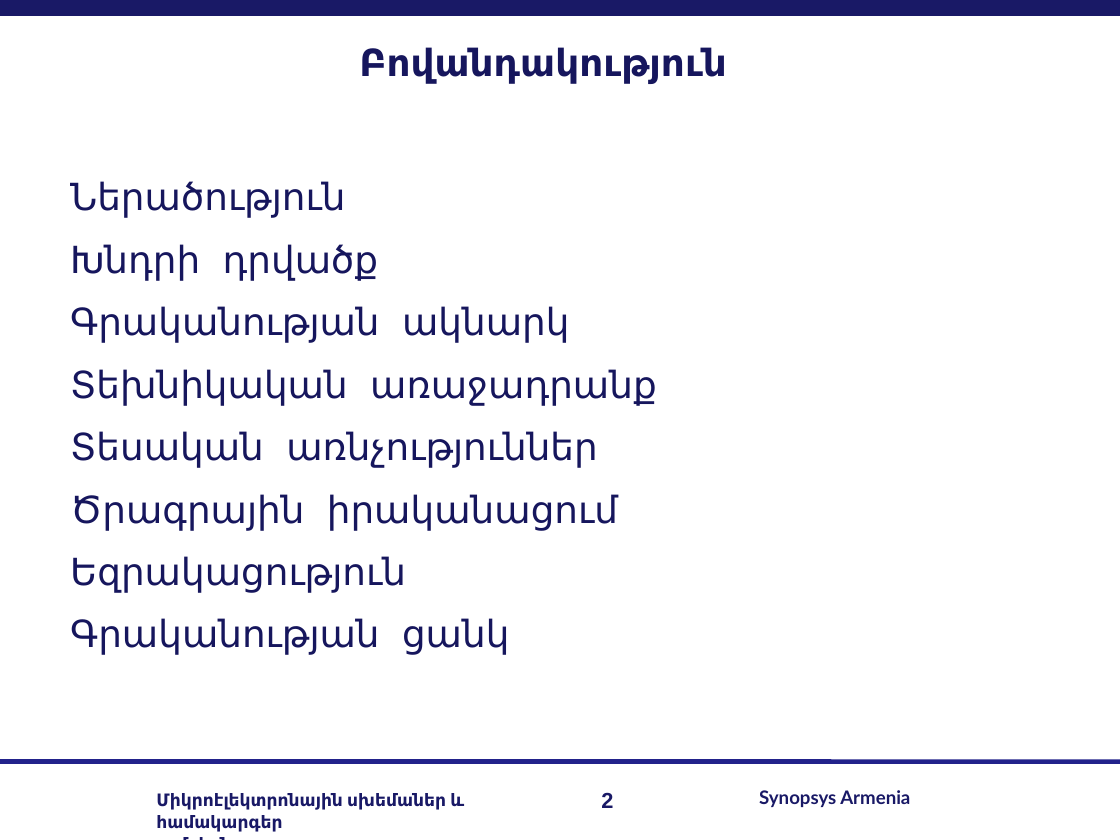
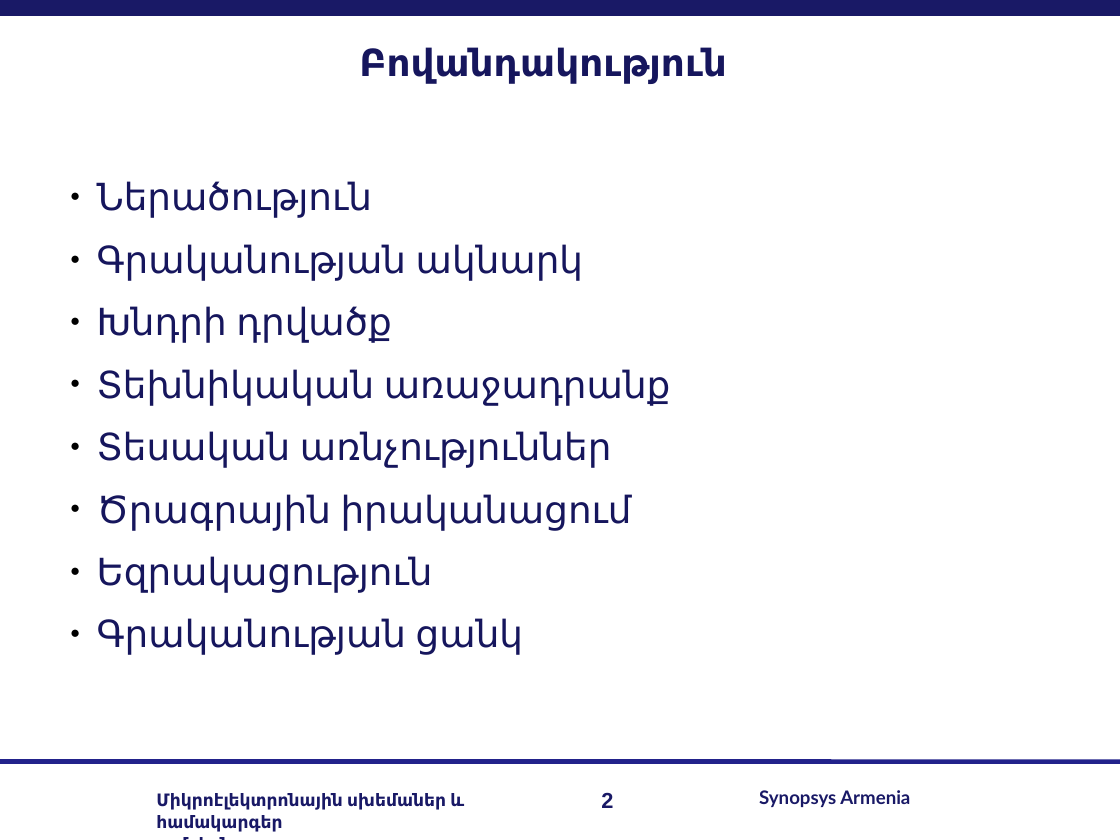
Before and after one commit to lomikist/diploma, a slide deck: slide 2 of reserches/հիմնական/Arman Sargsyan.odp. Drawn at 1120x840 pixels with LibreOffice and Linux fonts; fonts in the diff are those of the drawing; background and template pictures are left out. Boxes give left, top, right and bottom in pixels: in the first picture for what was removed or moved away, otherwise in the second. Text is boxed around its words. In the diff, an @@ line names an element or a change of style, - is before the commit and + after.

```diff
--- a/reserches/հիմնական/Arman Sargsyan.odp
+++ b/reserches/հիմնական/Arman Sargsyan.odp
@@ text at [97, 181, 671, 655]: font Noto Sans Mono to Lato in "Ներածություն", "Խնդրի դրվածք", "Տեխնիկական առաջադրանք", "Տեսական առնչություններ" and 3 more places; bullet none to ● @@
@@ text at [97, 244, 583, 281]: paragraph added @@
+● Գրականության ակնարկ
@@ text at [70, 306, 569, 343]: paragraph removed @@
-Գրականության ակնարկ
```
Also in this commit, not shown: 8 other slides changed, 1 slide added, 1 slide removed, 4 other files.
